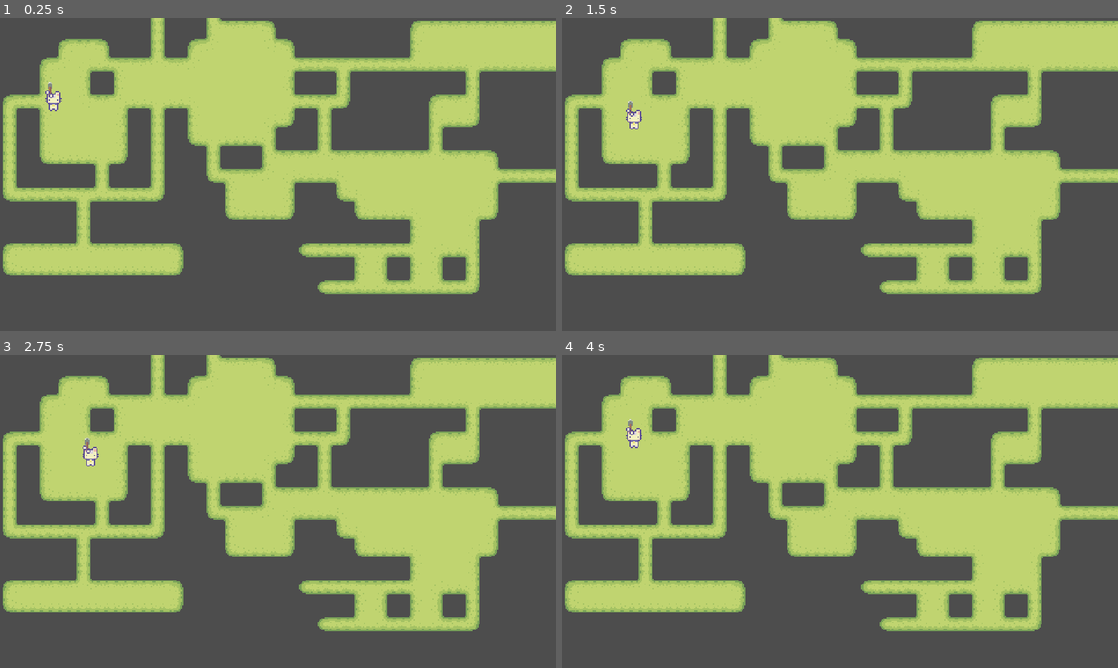
Above: before the commit, frames 1-4 (two rows, left to right).
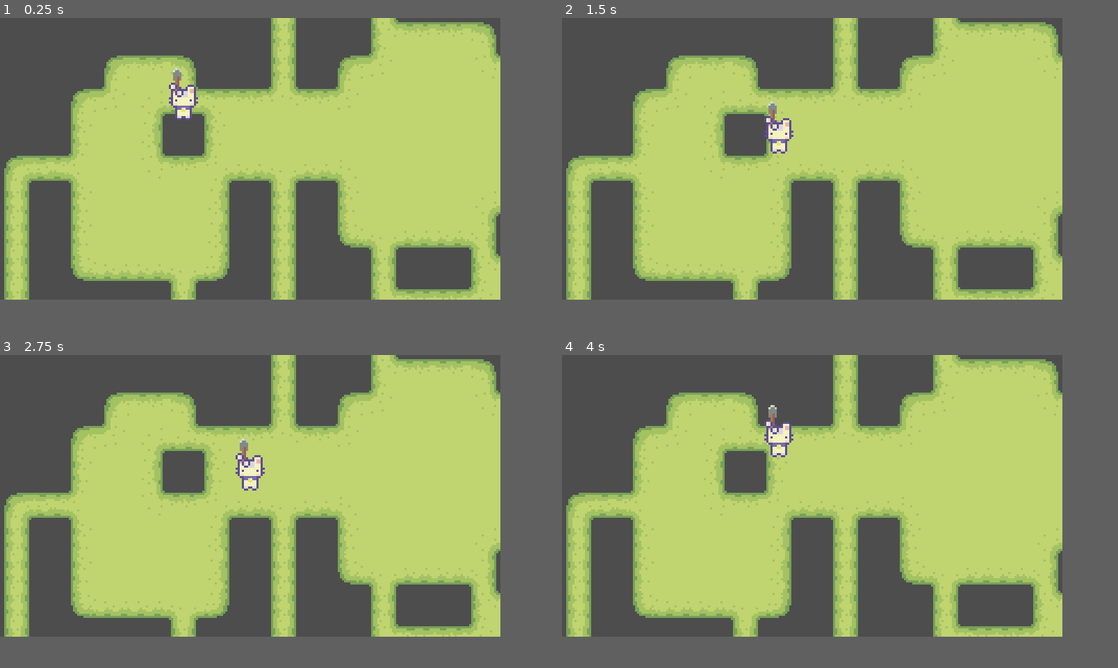
Above: after the commit, the same moments.

Repository: funkfinger/untitled-game
Game: Godot game, scene res://game.tscn
The game is run twice, just before and just after one commit, with the same random seed, the same clock (stepped at 60 frames per second) and the same inputs.
Inputs:
- Up to frame 1 (0.25 s): no input
- Up to frame 2 (1.5 s): tap Enter at 0.5 s; hold Right (right) 0.53-1.28 s; tap Space at 1.25 s; hold Down (down) from 1.28 s (still down)
- Up to frame 3 (2.75 s): tap Enter at 2 s; release Down (down) at 2.03 s; hold Right (right) from 2.03 s (still down)
- Up to frame 4 (4 s): tap Space at 2.75 s; release Right (right) at 2.78 s; hold Up (up) 2.78-3.53 s; tap Enter at 3.5 s; hold Left (left) from 3.53 s (still down)
In our replay, the window is 800x450 before the commit and 720x405 after it. These sizes can differ from the game's own. Grey fills any space a smaller window leaves; there, only what the larger window draws over its background counts as a difference.

The runs differ from the first frame. In frame 1, 48% of the frame differs, in the area x 0-100%, y 0-90%; in frame 2, 48%; in frame 3, 48%; in frame 4, 47%.

Commit message:
working on camera tracking

Diff:
--- /dev/null
+++ b/autoload/globals.gd
@@ -0,0 +1,14 @@
+extends Node
+
+#const PIX_WIDTH: int = 480
+@export var pixWidth: int = 480
+#const PIX_HEIGHT:int  = 270
+
+# Called when the node enters the scene tree for the first time.
+func _ready() -> void:
+	pass # Replace with function body.
+
+
+# Called every frame. 'delta' is the elapsed time since the previous frame.
+func _process(delta: float) -> void:
+	pass
--- /dev/null
+++ b/camera.gd
@@ -0,0 +1,72 @@
+extends Camera2D
+
+var player: CharacterBody2D
+
+#@onready var stretch_scale: Vector2 = get_viewport_transform().get_scale()
+var window_width: int
+var window_height: int
+
+func _ready():
+	player = get_node("../Player")
+	window_width = get_viewport_rect().size[0]
+	window_height = get_viewport_rect().size[1]
+	set_anchor_mode(ANCHOR_MODE_FIXED_TOP_LEFT)
+	set_initial_camera_limits()
+	print(player.get_global_position())
+	print(str("viewport rect = ", get_viewport_rect().size))
+	print(str("viewport width = ", get_viewport_rect().size[0]))
+
+
+func _process(_delta: float) -> void:
+	update_screen()
+
+func update_screen():
+	var limit_left: int = get_limit(SIDE_LEFT)
+	var limit_right: int = get_limit(SIDE_RIGHT)
+	var limit_top: int = get_limit(SIDE_TOP)
+	var limit_bottom: int = get_limit(SIDE_BOTTOM)
+	var player_pos: Vector2 = player.get_global_position()
+	var do_offset: bool = false
+
+	if player_pos[0] > get_limit(SIDE_RIGHT):
+		limit_right += window_width
+		limit_left += window_width
+		do_offset = true
+	elif player_pos[0] < get_limit(SIDE_LEFT):
+		limit_right -= window_width
+		limit_left -= window_width
+		do_offset = true
+	elif player_pos[1] > get_limit(SIDE_BOTTOM):
+		limit_top += window_height
+		limit_bottom += window_height
+		do_offset = true
+	elif player_pos[1] < get_limit(SIDE_TOP):
+		limit_top -= window_height
+		limit_bottom -= window_height
+		do_offset = true
+
+	if do_offset:
+		set_limit(SIDE_RIGHT, limit_right)
+		set_limit(SIDE_BOTTOM, limit_bottom)
+		set_limit(SIDE_LEFT, limit_left)
+		set_limit(SIDE_TOP, limit_top)
+		self.position = Vector2i(limit_left, limit_top)
+		print("self.position - ", self.position)
+
+
+	#var s_right: int = get_limit(SIDE_RIGHT)
+	#var s_top: int = get_limit(SIDE_TOP)
+	#if player.get_global_position()[0] > s_right:
+		#
+		#print("right side hit")
+	#elif  player.get_global_position()[0] < s_left:
+		#set_offset(Vector2i(s_right,s_top))
+		#set_limit(SIDE_LEFT, s_left - window_widht)
+		#print("no side - ", get_limit(SIDE_TOP))
+
+func set_initial_camera_limits():
+	set_limit(SIDE_RIGHT, window_width)
+	set_limit(SIDE_BOTTOM, window_height)
+	set_limit(SIDE_LEFT, 0)
+	set_limit(SIDE_TOP, 0)
+	print("get_offset() - ", get_offset())
--- a/game.gd
+++ b/game.gd
@@ -3,10 +3,11 @@
 
 # Called when the node enters the scene tree for the first time.
 func _ready() -> void:
-	print(DisplayServer.window_get_size())
+	print("DisplayServer.window_get_size() - ", DisplayServer.window_get_size())
+	#print(Globals.pixWidth)
 	#get_viewport().get_visible_rect().size
 
 
 # Called every frame. 'delta' is the elapsed time since the previous frame.
-func _process(delta: float) -> void:
+func _process(_delta: float) -> void:
 	pass
--- a/game.tscn
+++ b/game.tscn
@@ -1,13 +1,18 @@
-[gd_scene load_steps=4 format=3 uid="uid://bbrrap1tqcdl1"]
+[gd_scene load_steps=5 format=3 uid="uid://bbrrap1tqcdl1"]
 
 [ext_resource type="Script" path="res://game.gd" id="1_xrygv"]
 [ext_resource type="PackedScene" uid="uid://cvb58bvmgplvh" path="res://scenes/grass_tile_map/grass_tile_map.tscn" id="1_ys7m1"]
 [ext_resource type="PackedScene" uid="uid://cwyt2t2fhbp24" path="res://scenes/player/player.tscn" id="3_4jw5e"]
+[ext_resource type="Script" path="res://camera.gd" id="4_15s16"]
 
 [node name="Game" type="Node2D"]
 script = ExtResource("1_xrygv")
 
 [node name="GrassTileMap" parent="." instance=ExtResource("1_ys7m1")]
 
-[node name="CharacterBody2D" parent="." instance=ExtResource("3_4jw5e")]
-position = Vector2(46, 72)
+[node name="Player" parent="." instance=ExtResource("3_4jw5e")]
+position = Vector2(88, 41)
+
+[node name="Camera" type="Camera2D" parent="."]
+anchor_mode = 0
+script = ExtResource("4_15s16")
--- a/project.godot
+++ b/project.godot
@@ -15,14 +15,18 @@
 config/features=PackedStringArray("4.3", "GL Compatibility")
 config/icon="res://icon.svg"
 
+[autoload]
+
+Globals="*res://autoload/globals.gd"
+
 [display]
 
-window/size/viewport_width=480
-window/size/viewport_height=270
-window/size/always_on_top=true
+window/size/viewport_width=240
+window/size/viewport_height=135
 window/size/window_width_override=1920
-window/size/window_height_override=1084
-window/stretch/mode="canvas_items"
+window/size/window_height_override=1080
+window/energy_saving/keep_screen_on=false
+window/stretch/mode="viewport"
 window/stretch/scale_mode="integer"
 window/dpi/allow_hidpi=false
 
--- a/scenes/player/player.tscn
+++ b/scenes/player/player.tscn
@@ -17,4 +17,5 @@
 vframes = 12
 
 [node name="CollisionShape2D" type="CollisionShape2D" parent="."]
+scale = Vector2(0.725965, 0.561073)
 shape = SubResource("CapsuleShape2D_3x74y")
